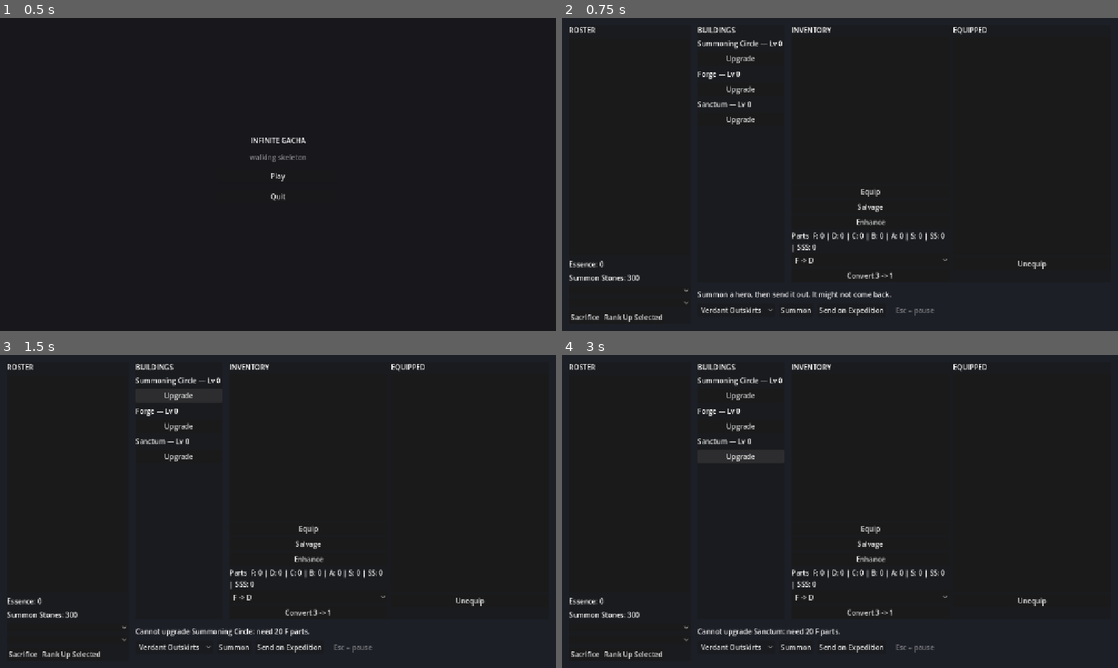
Above: before the commit, frames 1-4 (two rows, left to right).
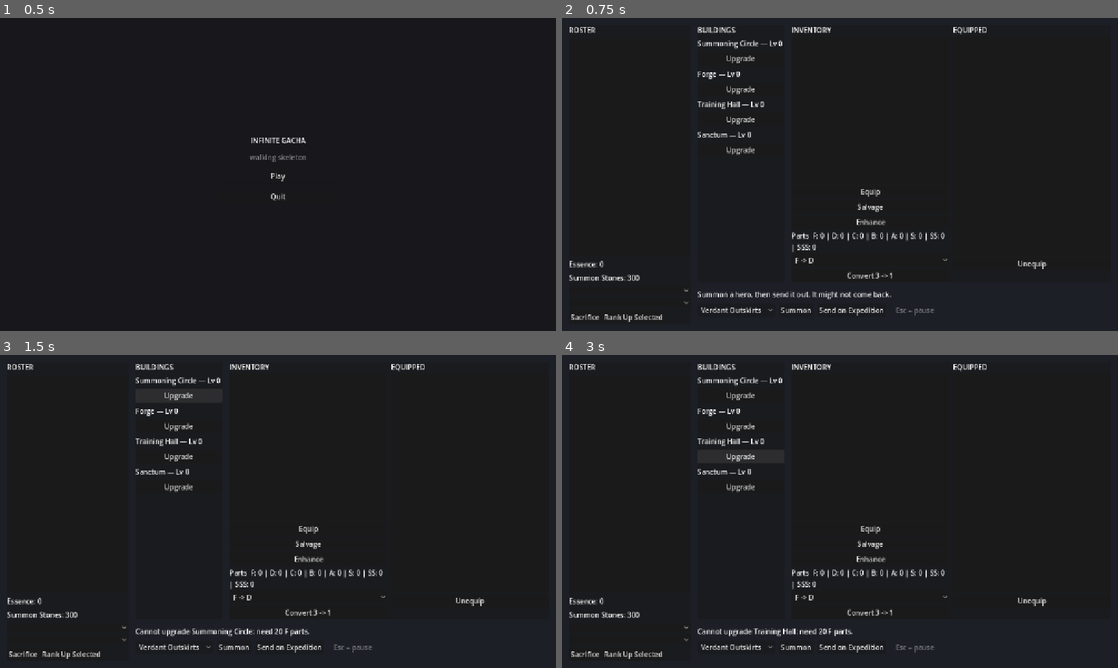
Above: after the commit, the same moments.

Repository: Joony117/Hearthbound
Game: Godot game, scene res://ui/main_menu.tscn
Two runs of this game, one before a commit and one after it. Both use one fixed random seed, a clock stepped at 60 frames per second and the inputs below.
Inputs:
- Up to frame 1 (0.5 s): no input
- Up to frame 2 (0.75 s): click "Play" at 0.5 s
- Up to frame 3 (1.5 s): click "Upgrade" at 1.25 s
- Up to frame 4 (3 s): click "Upgrade" at 2 s; click "Upgrade" at 2.75 s

Frame 1 is identical in both runs. In frame 2, 0.3% of the frame differs, in the area x 24-37%, y 26-44%; in frame 3, 0.3%; in frame 4, 0.6%, in the area x 24-53%, y 26-90%.

Commit message:
feat: P2-21 makes the Training Hall buildable so its XP bonus can fire
hub/expedition/expedition.gd has multiplied every XP payout by
1.0 + training_hall_xp_bonus * building_levels[2] since P2-04g, but the
Buildings panel offered only three buildings, so index 2 was pinned at 0
in every real game and the tests that proved the arithmetic did it by
writing the array directly.

GameSession.upgrade_building and hub.gd's _upgrade_building were both
written index-generic by P2-07b, so this is one @onready, one refresh
line, one handler, and a Label/Button/[connection] triple in hub.tscn.
No cost logic, no balance field, no XP formula change. The Reliquary
(index 4) stays unbuildable — P2-04f is still blocked.

The verifier's finding was in the ticket, not the code: its claim that
tests/save_roundtrip_check.gd round-tripped all five building indices
was wrong. The loop ran over five and only drove the Forge non-zero.
It now drives Forge to 2 and Training Hall to 1, so persisting only the
first index fails there instead of passing on an all-zero tail.

Import gate exit 0 with no errors or warnings, GUT 103/103,
save_roundtrip_check PASS.

Co-Authored-By: Claude Opus 5 <noreply@anthropic.com>

Diff:
--- a/hub/hub.gd
+++ b/hub/hub.gd
@@ -18,6 +18,7 @@
 @onready var _parts: Label = %Parts
 @onready var _circle_level: Label = %CircleLevel
 @onready var _forge_level: Label = %ForgeLevel
+@onready var _training_hall_level: Label = %TrainingHallLevel
 @onready var _sanctum_level: Label = %SanctumLevel
 @onready var _convert_rank_option: OptionButton = %ConvertRankOption
 @onready var _equipped_list: ItemList = %EquippedList
@@ -119,6 +120,7 @@
 func _refresh_buildings() -> void:
 	_circle_level.text = "Summoning Circle — Lv %d" % GameSession.building_levels[0]
 	_forge_level.text = "Forge — Lv %d" % GameSession.building_levels[1]
+	_training_hall_level.text = "Training Hall — Lv %d" % GameSession.building_levels[2]
 	_sanctum_level.text = "Sanctum — Lv %d" % GameSession.building_levels[3]
 
 
@@ -367,6 +369,10 @@
 	_upgrade_building(1, "Forge", GameSession.upgrade_building(1, BALANCE))
 
 
+func _on_upgrade_training_hall_pressed() -> void:
+	_upgrade_building(2, "Training Hall", GameSession.upgrade_building(2, BALANCE))
+
+
 func _on_upgrade_sanctum_pressed() -> void:
 	_upgrade_building(3, "Sanctum", GameSession.upgrade_building(3, BALANCE))
 
--- a/hub/hub.tscn
+++ b/hub/hub.tscn
@@ -194,6 +194,15 @@
 text = "Forge — Lv 0"
 
 [node name="UpgradeForge" type="Button" parent="UI/Root/BuildingsPanel/VBox"]
+layout_mode = 2
+text = "Upgrade"
+
+[node name="TrainingHallLevel" type="Label" parent="UI/Root/BuildingsPanel/VBox"]
+unique_name_in_owner = true
+layout_mode = 2
+text = "Training Hall — Lv 0"
+
+[node name="UpgradeTrainingHall" type="Button" parent="UI/Root/BuildingsPanel/VBox"]
 layout_mode = 2
 text = "Upgrade"
 
@@ -327,6 +336,7 @@
 [connection signal="pressed" from="UI/Root/EquipmentPanel/Columns/Equipped/Unequip" to="." method="_on_unequip_pressed"]
 [connection signal="pressed" from="UI/Root/BuildingsPanel/VBox/UpgradeCircle" to="." method="_on_upgrade_circle_pressed"]
 [connection signal="pressed" from="UI/Root/BuildingsPanel/VBox/UpgradeForge" to="." method="_on_upgrade_forge_pressed"]
+[connection signal="pressed" from="UI/Root/BuildingsPanel/VBox/UpgradeTrainingHall" to="." method="_on_upgrade_training_hall_pressed"]
 [connection signal="pressed" from="UI/Root/BuildingsPanel/VBox/UpgradeSanctum" to="." method="_on_upgrade_sanctum_pressed"]
 [connection signal="pressed" from="UI/Root/Bottom/Buttons/Summon" to="." method="_on_summon_pressed"]
 [connection signal="pressed" from="UI/Root/Bottom/Buttons/Expedition" to="." method="_on_expedition_pressed"]
--- a/tests/save_roundtrip_check.gd
+++ b/tests/save_roundtrip_check.gd
@@ -376,13 +376,18 @@
 	var building_levels: Array[int] = _game_session.get("building_levels")
 	building_levels.fill(0)
 	_parts().fill(0)
-	_parts()[0] = 20
+	_parts()[0] = 40
 	_parts()[1] = 30
+	# Two buildings at two different levels, so a save that persists only the first index — or
+	# collapses the array to one value — fails here rather than passing on an all-zero tail.
+	var expected_levels: Array[int] = [0, 2, 1, 0, 0]
 	var balance := BalanceTable.new()
 	if not _game_session.call("upgrade_building", 1, balance):
 		return _fail("first Forge upgrade before disk reload", "upgrade_building() == true", "upgrade_building() == false")
 	if not _game_session.call("upgrade_building", 1, balance):
 		return _fail("second Forge upgrade before disk reload", "upgrade_building() == true", "upgrade_building() == false")
+	if not _game_session.call("upgrade_building", 2, balance):
+		return _fail("Training Hall upgrade before disk reload", "upgrade_building() == true", "upgrade_building() == false")
 	_save_service.call("save")
 
 	var save_file: FileAccess = FileAccess.open(_save_path, FileAccess.READ)
@@ -401,7 +406,7 @@
 	if raw_building_levels_array.size() != building_levels.size():
 		return _fail("raw save JSON building level count", str(building_levels.size()), str(raw_building_levels_array.size()))
 	for building_index: int in building_levels.size():
-		var expected_level: int = 2 if building_index == 1 else 0
+		var expected_level: int = expected_levels[building_index]
 		if int(raw_building_levels_array[building_index]) != expected_level:
 			return _fail("raw save JSON building level at index %d" % building_index, str(expected_level), str(raw_building_levels_array[building_index]))
 
@@ -410,7 +415,7 @@
 	if not _save_service.call("load_game"):
 		return _fail("building levels disk reload", "load_game() == true", "load_game() == false")
 	for building_index: int in building_levels.size():
-		var expected_level: int = 2 if building_index == 1 else 0
+		var expected_level: int = expected_levels[building_index]
 		if building_levels[building_index] != expected_level:
 			return _fail("building level after disk reload at index %d" % building_index, str(expected_level), str(building_levels[building_index]))
 	var salvaged_item := Item.new(DOOMED_ITEM_DEF_ID, SALVAGED_ITEM_RANK)
--- a/tests/unit/test_buildings.gd
+++ b/tests/unit/test_buildings.gd
@@ -82,3 +82,20 @@
 	assert_eq(status.text, "Cannot enhance: item is already at the +6 cap.")
 	assert_eq(capped_item.enhance_level, 6)
 	assert_eq(GameSession.parts[3], parts_before)
+
+
+func test_training_hall_upgrade_updates_hub() -> void:
+	GameSession.parts[0] = 20
+	var hub_scene: PackedScene = load("res://hub/hub.tscn") as PackedScene
+	assert_not_null(hub_scene)
+	var hub: Node3D = hub_scene.instantiate() as Node3D
+	add_child_autofree(hub)
+	var upgrade_button: Button = hub.get_node("UI/Root/BuildingsPanel/VBox/UpgradeTrainingHall") as Button
+	var status: Label = hub.get_node("%Status") as Label
+	var training_hall_level: Label = hub.get_node("%TrainingHallLevel") as Label
+
+	upgrade_button.pressed.emit()
+	assert_eq(GameSession.building_levels[2], 1)
+	assert_eq(GameSession.parts[0], 0)
+	assert_eq(status.text, "Upgraded Training Hall to Lv 1 for 20 F parts.")
+	assert_eq(training_hall_level.text, "Training Hall — Lv 1")
Not shown, changed: docs/TASKS-DONE.md
Not shown, changed: docs/TASKS.md
